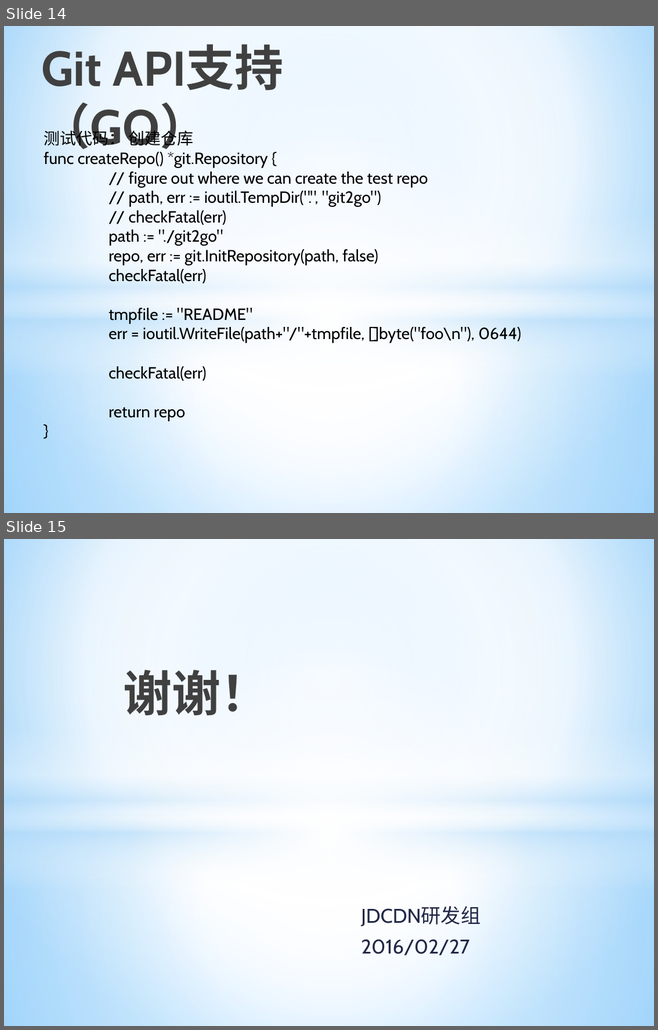
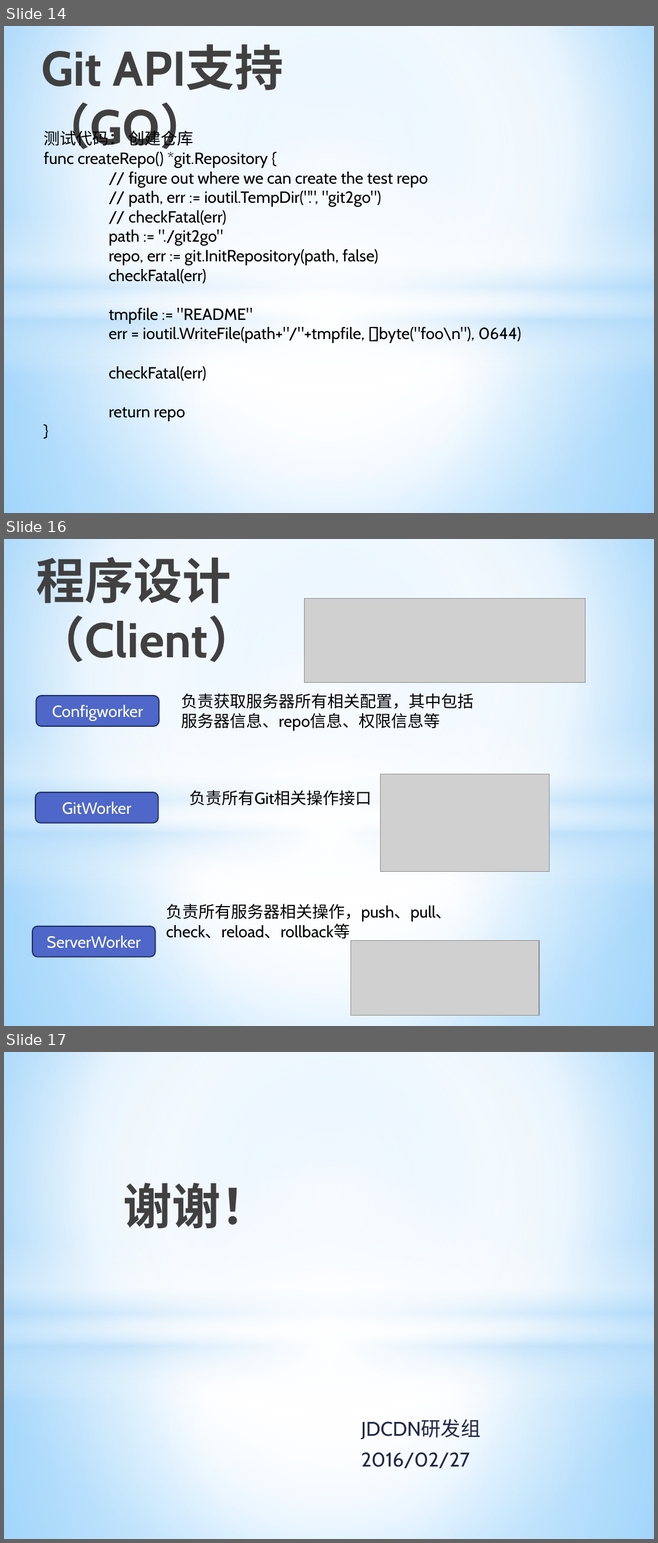
Before and after one commit to allragedbody/clasenbee, a slide deck: docs/Git集群配置方案.pptx. Shown one above the other, each under a label of ours: slides 14 and 15 before the commit, slides 14, 16 and 17 after it; the slides between them are not shown. The pictures are 658x1030 and 658x1543 pixels, drawn with LibreOffice and Linux fonts; fonts in the diff are those of the drawing; grey boxes stand for pictures. Boxes give left, top, right and bottom in pixels: in the first picture for what was removed or moved away, otherwise in the second. Text is boxed around its words. In the diff, an @@ line names an element or a change of style, - is before the commit and + after.

Commit message:
"修改了设计文档"

```diff
--- a/docs/Git集群配置方案.pptx
+++ b/docs/Git集群配置方案.pptx
@@ slide 16 added at [4,539,654,1026], background gradient #9ED5FF to #FFFFFF to #5BB9FF; not listed: 4 template elements that a slide beside it also shows @@
@@ title added at [36,557,256,663], 54 pt, text gradient #000000 to #404040 to #212745, bold @@
+程序设计（Client）
@@ picture added at [304,599,585,683] @@
@@ text added at [181,693,473,731], 18 pt, text #000000 @@
+负责获取服务器所有相关配置，其中包括
+服务器信息、repo信息、权限信息等
@@ rounded rectangle added at [36,696,159,726], fill #4E67C8, outline #1F2E69 1.25 pt, 18 pt, text #FFFFFF @@
+Configworker
@@ picture added at [380,774,549,871] @@
@@ rounded rectangle added at [35,792,158,823], fill #4E67C8, outline #1F2E69 1.25 pt, 18 pt, text #FFFFFF @@
+GitWorker
@@ text added at [190,790,372,806], 18 pt, text #000000 @@
+负责所有Git相关操作接口
@@ text added at [166,904,451,939], 18 pt, text #000000 @@
+负责所有服务器相关操作，push、pull、check、reload、rollback等
@@ rounded rectangle added at [32,926,155,957], fill #4E67C8, outline #1F2E69 1.25 pt, 18 pt, text #FFFFFF @@
+ServerWorker
@@ picture added at [351,940,539,1016] @@
@@ what was slide 15 is now slide 17 @@
```
Also in this commit, not shown: 1 other slide added, 2 other files.
